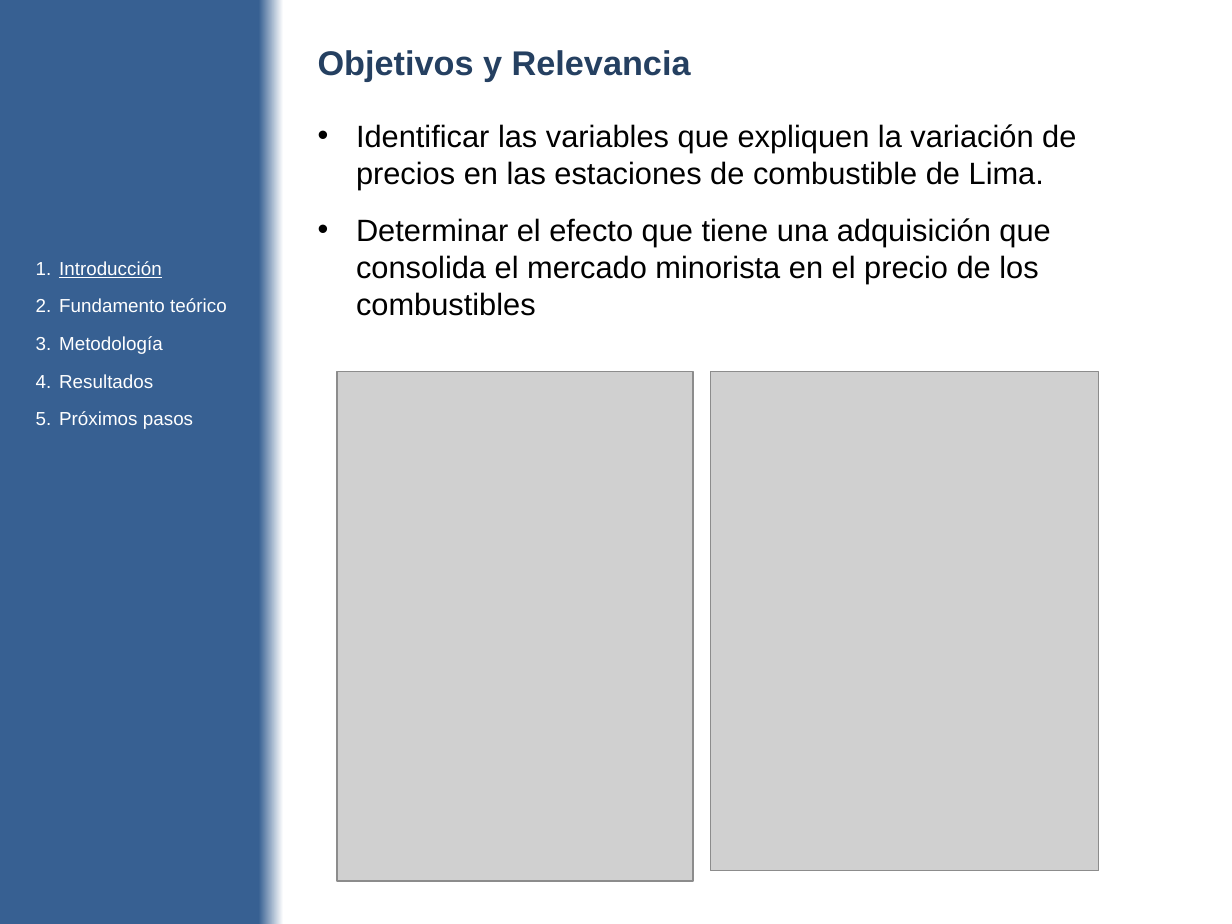
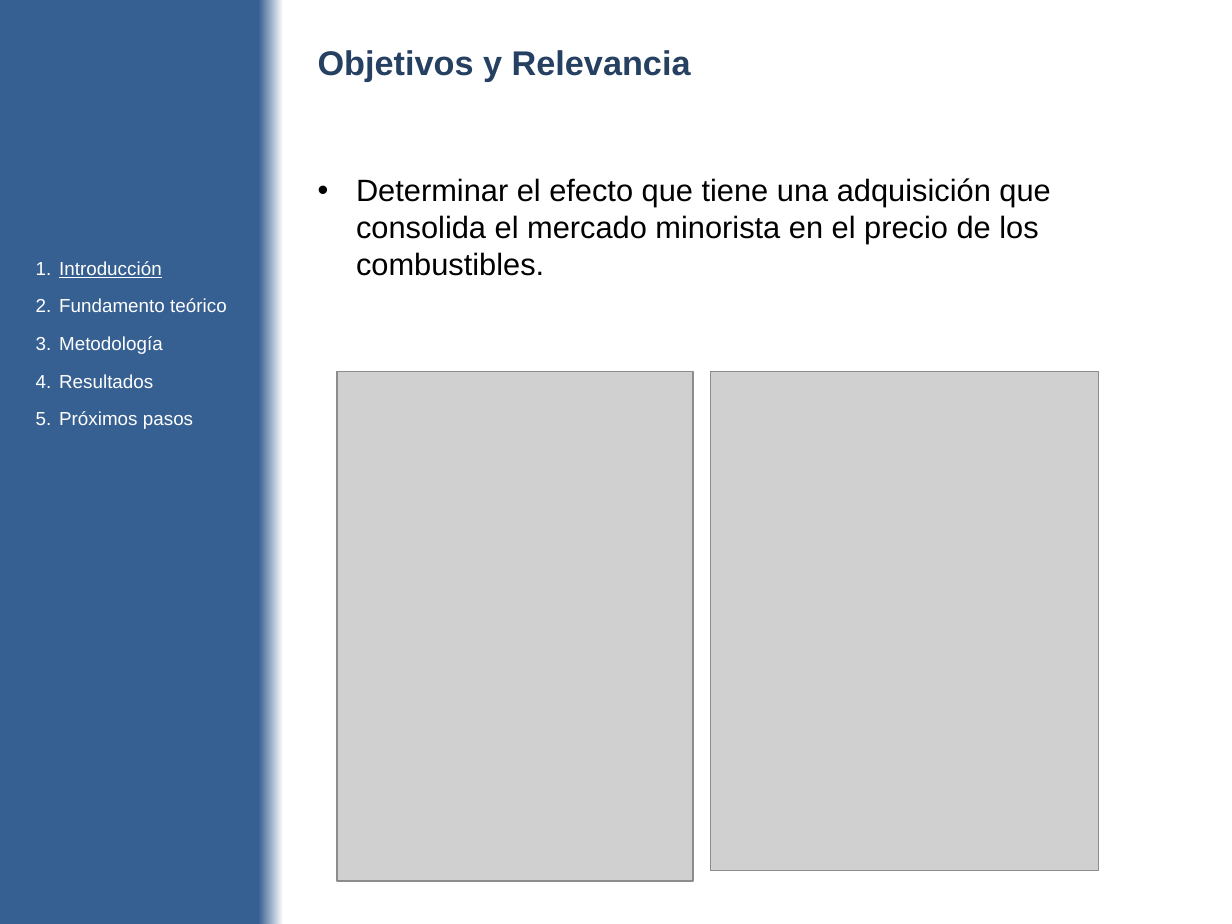
Before and after one commit to diegouriarte/masther-thesis, a slide deck: slide 5 of doc/avance-parcial.pptx. Drawn at 1232x924 pixels with LibreOffice and Linux fonts; fonts in the diff are those of the drawing; grey boxes stand for pictures. Boxes give left, top, right and bottom in pixels: in the first picture for what was removed or moved away, otherwise in the second. Text is boxed around its words. In the diff, an @@ line names an element or a change of style, - is before the commit and + after.

```diff
--- a/doc/avance-parcial.pptx
+++ b/doc/avance-parcial.pptx
@@ text at [356,178,1050,276]: text changed @@
-• Identificar las variables que expliquen la variación de precios en las estaciones de combustible de Lima.
-• Determinar el efecto que tiene una adquisición que consolida el mercado minorista en el precio de los combustibles
+• Determinar el efecto que tiene una adquisición que consolida el mercado minorista en el precio de los combustibles.
```
Also in this commit, not shown: 16 other slides changed, 1 slide added, 4 other files.
